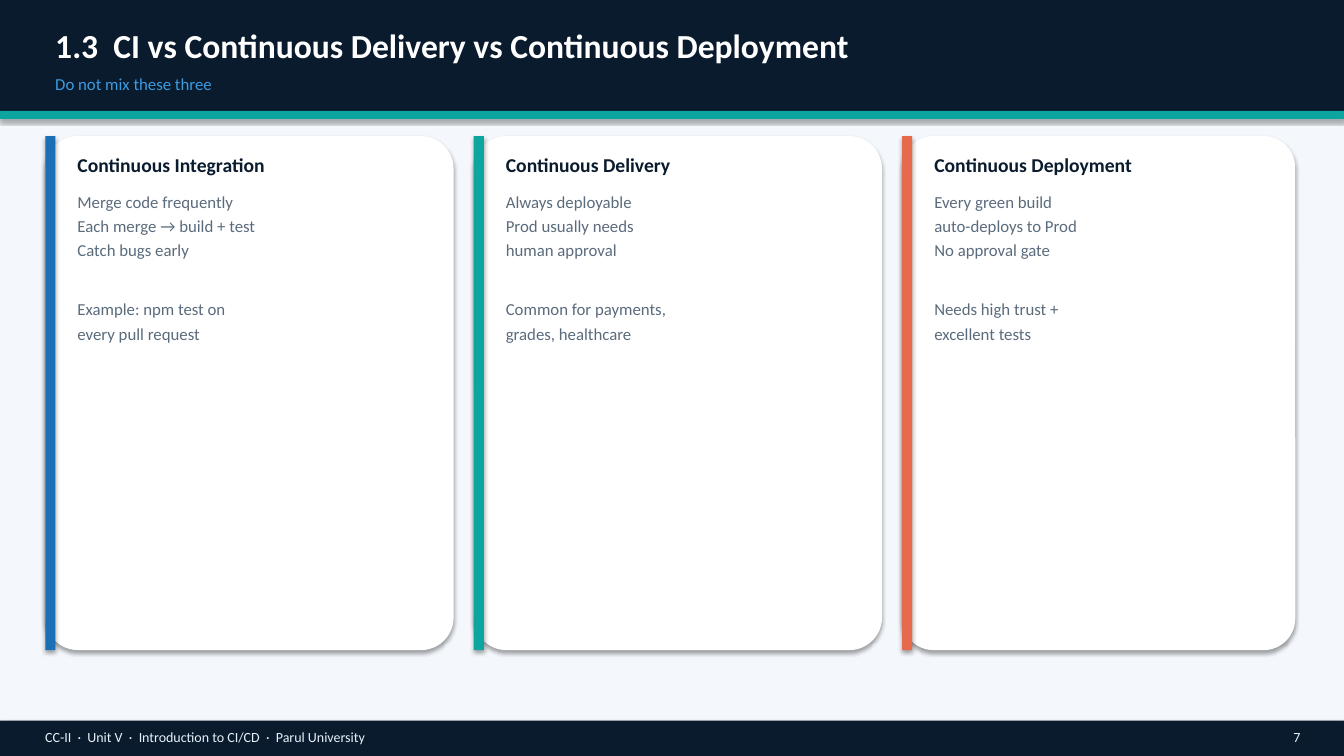
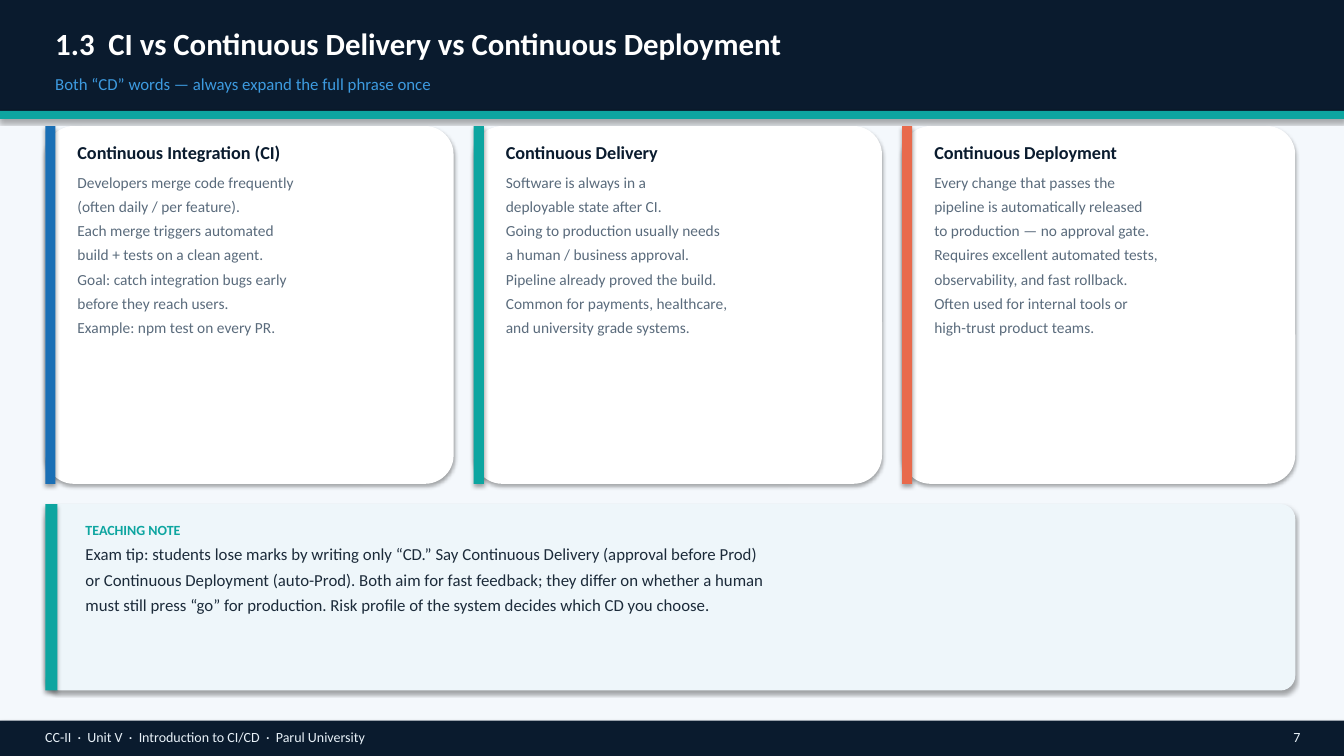
Before and after one commit to professorbhakta/cloud-II, a slide deck: slide 7 of ppt/CC-II-Unit-V-Introduction-to-CI-CD.pptx. Drawn at 1344x756 pixels with LibreOffice and Linux fonts; fonts in the diff are those of the drawing. Boxes give left, top, right and bottom in pixels: in the first picture for what was removed or moved away, otherwise in the second. Text is boxed around its words. In the diff, an @@ line names an element or a change of style, - is before the commit and + after.

```diff
--- a/ppt/CC-II-Unit-V-Introduction-to-CI-CD.pptx
+++ b/ppt/CC-II-Unit-V-Introduction-to-CI-CD.pptx
@@ text "1.3 CI vs Continuous Delivery ..." at bbox=[55, 33, 781, 60]: size 24 to 22 pt; more space between paragraphs @@
@@ text at bbox=[55, 78, 431, 93]: text changed @@
-Do not mix these three
+Both “CD” words — always expand the full phrase once
@@ rounded rectangle: place and size @@
-rounded rectangle at bbox=[45, 136, 454, 650]
+rounded rectangle at bbox=[45, 126, 454, 484]
@@ rectangle: place and size @@
-rectangle at bbox=[45, 136, 55, 650]
+rectangle at bbox=[45, 126, 55, 484]
@@ text at bbox=[77, 145, 281, 162]: text changed; size 14 to 13 pt @@
-Continuous Integration
+Continuous Integration (CI)
@@ rounded rectangle: place and size @@
-rounded rectangle at bbox=[474, 136, 882, 650]
+rounded rectangle at bbox=[474, 126, 882, 484]
@@ rectangle: place and size @@
-rectangle at bbox=[474, 136, 484, 650]
+rectangle at bbox=[474, 126, 484, 484]
@@ text "Continuous Delivery": place and size @@
-text "Continuous Delivery" at bbox=[506, 158, 670, 175]
+text "Continuous Delivery" at bbox=[506, 146, 658, 162]
@@ text "Continuous Delivery" at bbox=[506, 146, 658, 162]: size 14 to 13 pt; more space between paragraphs @@
@@ rounded rectangle: place and size @@
-rounded rectangle at bbox=[902, 136, 1296, 650]
+rounded rectangle at bbox=[902, 126, 1296, 484]
@@ rectangle: place and size @@
-rectangle at bbox=[902, 136, 912, 650]
+rectangle at bbox=[902, 126, 912, 484]
@@ text "Continuous Deployment" at bbox=[934, 146, 1117, 162]: size 14 to 13 pt; more space between paragraphs @@
@@ text "Continuous Deployment": place and size @@
-text "Continuous Deployment" at bbox=[934, 158, 1131, 175]
+text "Continuous Deployment" at bbox=[934, 146, 1117, 162]
@@ text at bbox=[77, 177, 293, 336]: text changed; size 12 to 11 pt @@
-Merge code frequently
-Each merge → build + test
-Catch bugs early
-Example: npm test on
-every pull request
+Developers merge code frequently
+(often daily / per feature).
+Each merge triggers automated
+build + tests on a clean agent.
+Goal: catch integration bugs early
+before they reach users.
+Example: npm test on every PR.
@@ text at bbox=[506, 177, 727, 336]: text changed; size 12 to 11 pt @@
-Always deployable
-Prod usually needs
-human approval
-Common for payments,
-grades, healthcare
+Software is always in a
+deployable state after CI.
+Going to production usually needs
+a human / business approval.
+Pipeline already proved the build.
+Common for payments, healthcare,
+and university grade systems.
@@ text at bbox=[934, 177, 1158, 336]: text changed; size 12 to 11 pt @@
-Every green build
-auto-deploys to Prod
-No approval gate
-Needs high trust +
-excellent tests
+Every change that passes the
+pipeline is automatically released
+to production — no approval gate.
+Requires excellent automated tests,
+observability, and fast rollback.
+Often used for internal tools or
+high-trust product teams.
@@ rounded rectangle added at bbox=[45, 504, 1296, 691], fill #EEF6FA @@
@@ rectangle added at bbox=[45, 504, 57, 691], fill #0DA5A0 @@
@@ text added at bbox=[85, 526, 763, 614], 12 pt, text #1C2B3A @@
+TEACHING NOTE
+Exam tip: students lose marks by writing only “CD.” Say Continuous Delivery (approval before Prod)
+or Continuous Deployment (auto-Prod). Both aim for fast feedback; they differ on whether a human
+must still press “go” for production. Risk profile of the system decides which CD you choose.
```
Also in this commit, not shown: 34 other slides changed, 2 slides added, 2 slides removed, 1 other file.
